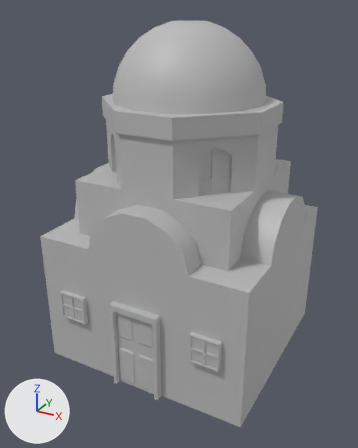
A saved change to the FBX model Assets/testeos de shader/casa 3/cASAS3333.fbx.
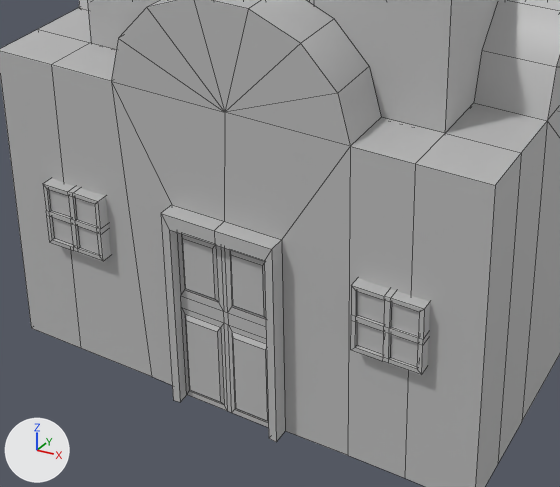
There are two pictures of each version: one whole from a 50 mm lens placed at (14.8, -28.1, 23.5), pointed at (-0.4, -0.4, 9.6), one close up on the part from 12% to 77% of the width and 48% to 94% of the height. The lights are fixed; the arrows at lower left show +X, +Y and +Z. The first two pictures are the older version. The close-ups show mesh edges as thin lines. Where no turn or scale is listed for an object, it has been applied to the vertices.

Script lines for the objects in view, before the commit:
```python
me_mesh = bpy.data.meshes.new('Mesh')
me_mesh.from_pydata(...)  # 1093 vertices, 965 faces; spans x -7.4..7.4, y -7.6..7.6, z -11.3..11.3
me_mesh.materials.append(mat_lambert2)  # grey #bcbcbc
ob_polysurface30 = bpy.data.objects.new('polySurface30', me_mesh)
ob_polysurface30.location = (-0.18, 0.64, 11.35)
```
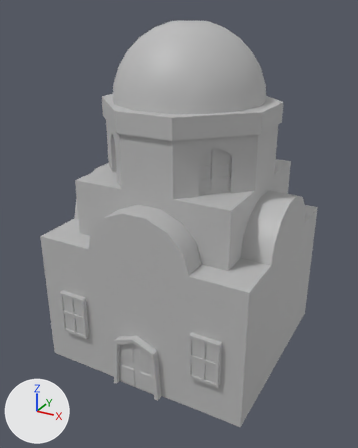
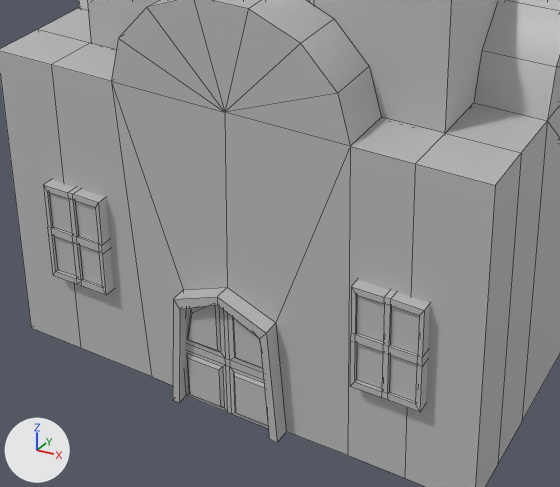
What differs and where, as boxes [x1, y1, x2, y2] in the close-ups (560 x 487 px; the box of a moved part takes in the faces that stretch with it):
part 1 of me_mesh, moved or reshaped: before [43, 178, 111, 261]; after [43, 179, 114, 295]
part 2 of me_mesh, moved or reshaped: before [351, 278, 430, 375]; after [351, 280, 430, 412]
part 3 of me_mesh, moved or reshaped: [111, 81, 350, 455] in both

What the commit changed:
me_mesh has 1093 vertices, 965 faces and spans x -7.4..7.4, y -7.6..7.6, z -11.3..11.3.
me_mesh is used by ob_polysurface30; location (-0.18, 0.64, 11.35).
me_mesh part 1: the loose piece of 56 vertices spanning x -5.9..-3.9, y -7.4..-7.0, z -7.4..-5.5 is scaled about its middle by (1, 1, 1.57), then moved by (0.0, 0.0, -0.6).
me_mesh part 2: the loose piece of 56 vertices spanning x 3.9..5.9, y -7.4..-7.0, z -7.4..-5.5 is scaled about its middle by (1, 1, 1.57), then moved by (0.0, 0.0, -0.6).
me_mesh part 3: 56 of 1093 vertices moved; they spanned x -1.7..1.8, y -7.6..-7.1, z -11.1..-5.1 and now span x -1.4..1.6, y -7.6..-7.1, z -11.2..-7.1; mean shift (0.0, 0.0, -1.6); largest move (1.8, -7.6, -5.1) -> (1.5, -7.6, -7.7).
